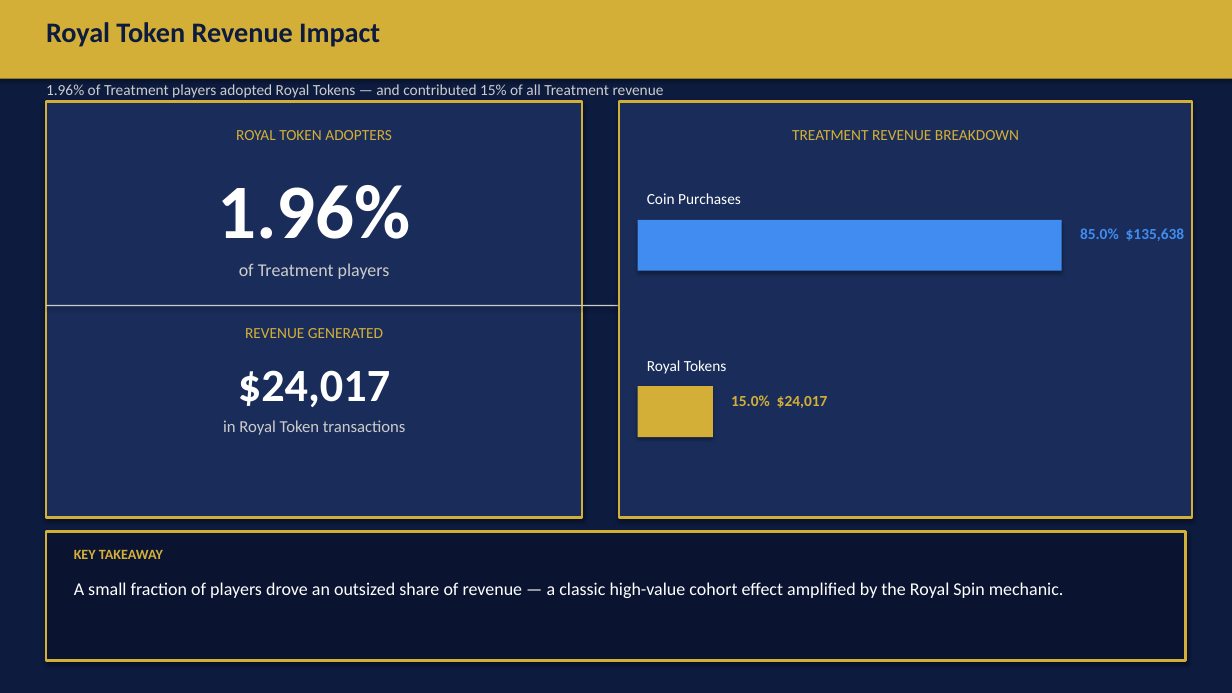
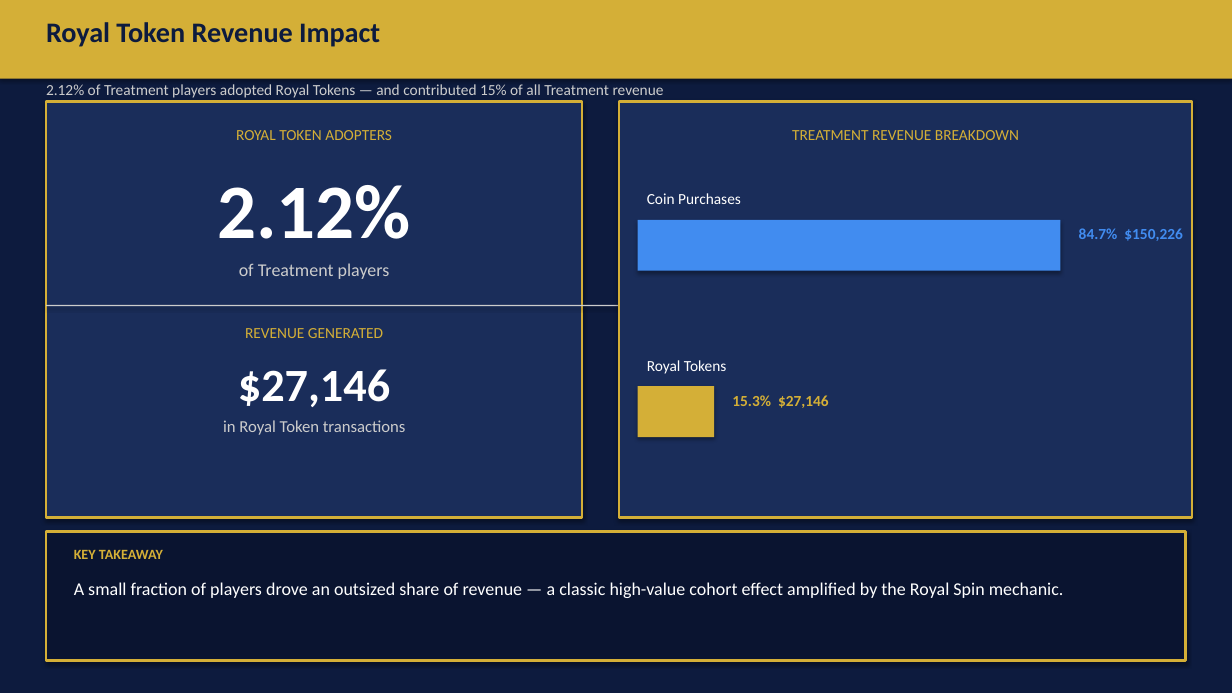
Before and after one commit to DannyEzersky/royal-flush-casino, a slide deck: slide 5 of exports/royal_spin_ab_test.pptx. Drawn at 1232x693 pixels with LibreOffice and Linux fonts; fonts in the diff are those of the drawing. Boxes give left, top, right and bottom in pixels: in the first picture for what was removed or moved away, otherwise in the second. Text is boxed around its words. In the diff, an @@ line names an element or a change of style, - is before the commit and + after.

```diff
--- a/exports/royal_spin_ab_test.pptx
+++ b/exports/royal_spin_ab_test.pptx
@@ text at (x1=46, y1=84, x2=664, y2=98): text changed @@
-1.96% of Treatment players adopted Royal Tokens — and contributed 15% of all Treatment revenue
+2.12% of Treatment players adopted Royal Tokens — and contributed 15% of all Treatment revenue
@@ text at (x1=217, y1=185, x2=411, y2=239): text changed @@
-1.96%
+2.12%
@@ text at (x1=1079, y1=228, x2=1183, y2=241): text changed @@
-85.0% $135,638
+84.7% $150,226
@@ text at (x1=238, y1=369, x2=390, y2=407): text changed @@
-$24,017
+$27,146
@@ text at (x1=732, y1=395, x2=829, y2=408): text changed @@
-15.0% $24,017
+15.3% $27,146
```
Also in this commit, not shown: 7 other slides changed, 5 other files.
